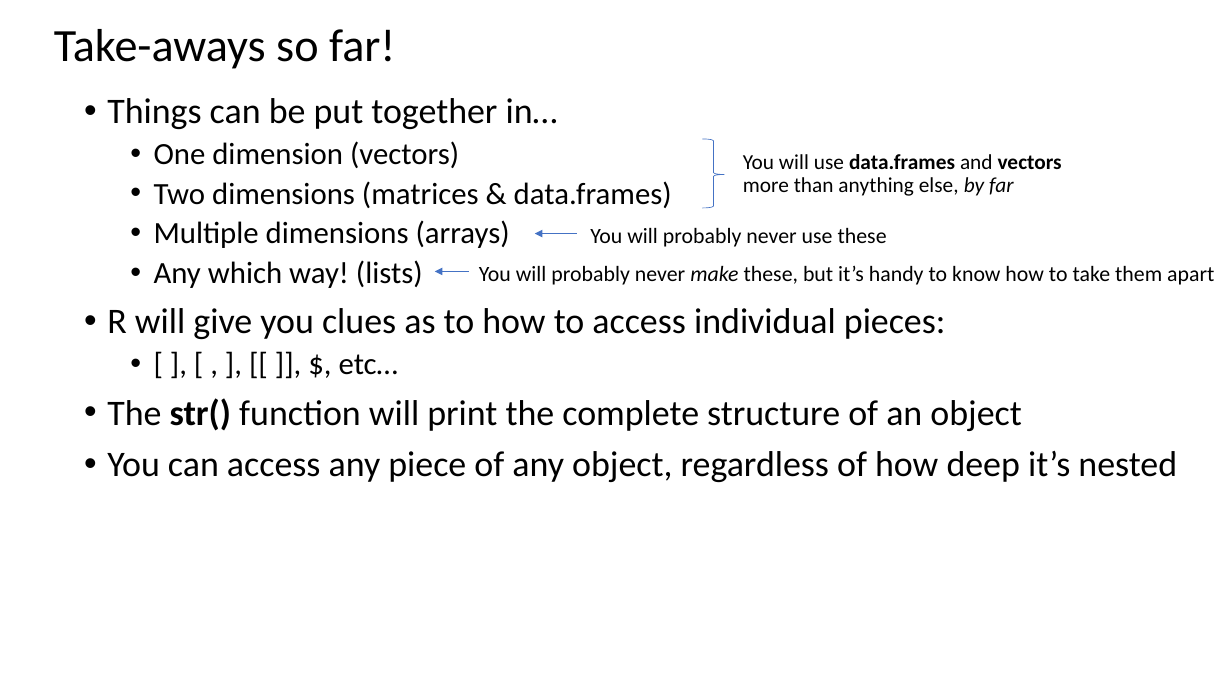
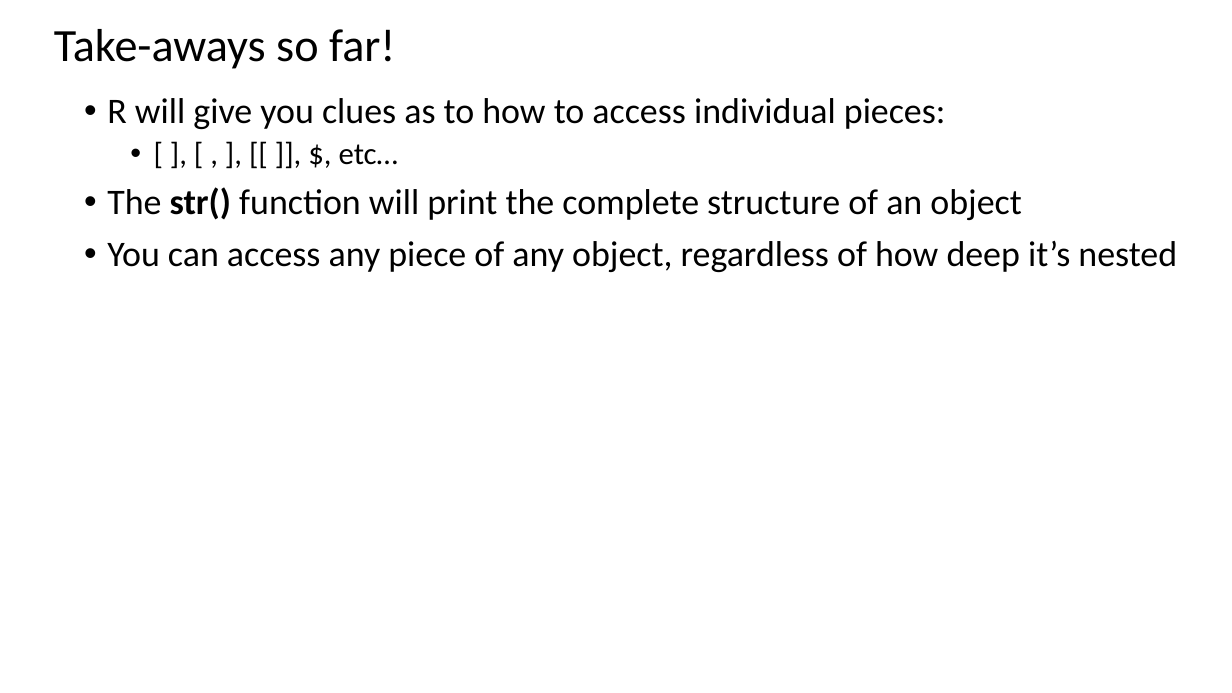
Before and after one commit to justinpriest/ADFG_R_Intro_Workshop, a slide deck: slide 16 of presentations/4 - Programming Basics 2 - Under the Hood.pptx. Drawn at 1232x693 pixels with LibreOffice and Linux fonts; fonts in the diff are those of the drawing. Boxes give left, top, right and bottom in pixels: in the first picture for what was removed or moved away, otherwise in the second. Text is boxed around its words. In the diff, an @@ line names an element or a change of style, - is before the commit and + after.

```diff
--- a/presentations/4 - Programming Basics 2 - Under the Hood.pptx
+++ b/presentations/4 - Programming Basics 2 - Under the Hood.pptx
@@ text at (x1=107, y1=98, x2=672, y2=288): paragraphs removed @@
-• Things can be put together in…
-  • One dimension (vectors)
-  • Two dimensions (matrices & data.frames)
-  • Multiple dimensions (arrays)
-  • Any which way! (lists)
@@ right brace removed at (x1=702, y1=139, x2=725, y2=208) @@
@@ text removed at (x1=743, y1=154, x2=1062, y2=196) @@
-You will use data.frames and vectors more than anything else, by far
@@ arrow removed from (577, 234) to (535, 234) @@
@@ text removed at (x1=590, y1=228, x2=887, y2=247) @@
-You will probably never use these
@@ text removed at (x1=479, y1=265, x2=1214, y2=285) @@
-You will probably never make these, but it’s handy to know how to take them apart
@@ arrow removed from (469, 272) to (435, 272) @@
```
Also in this commit, not shown: 6 other slides changed, 1 slide removed, 1 other file.
